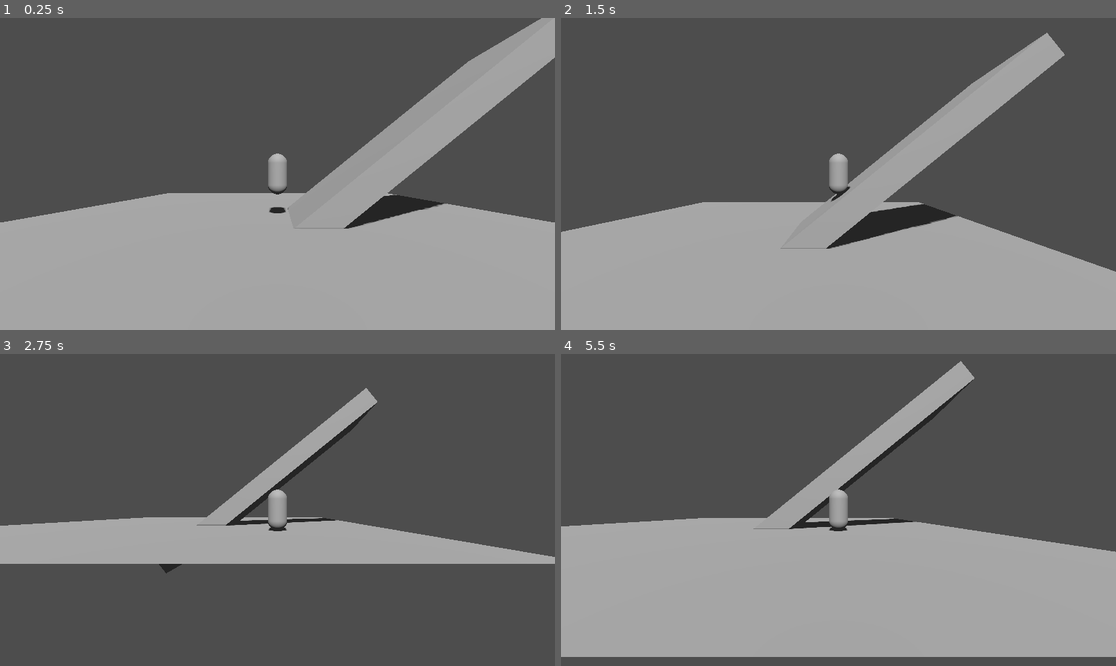
Above: before the commit, frames 1-4 (two rows, left to right).
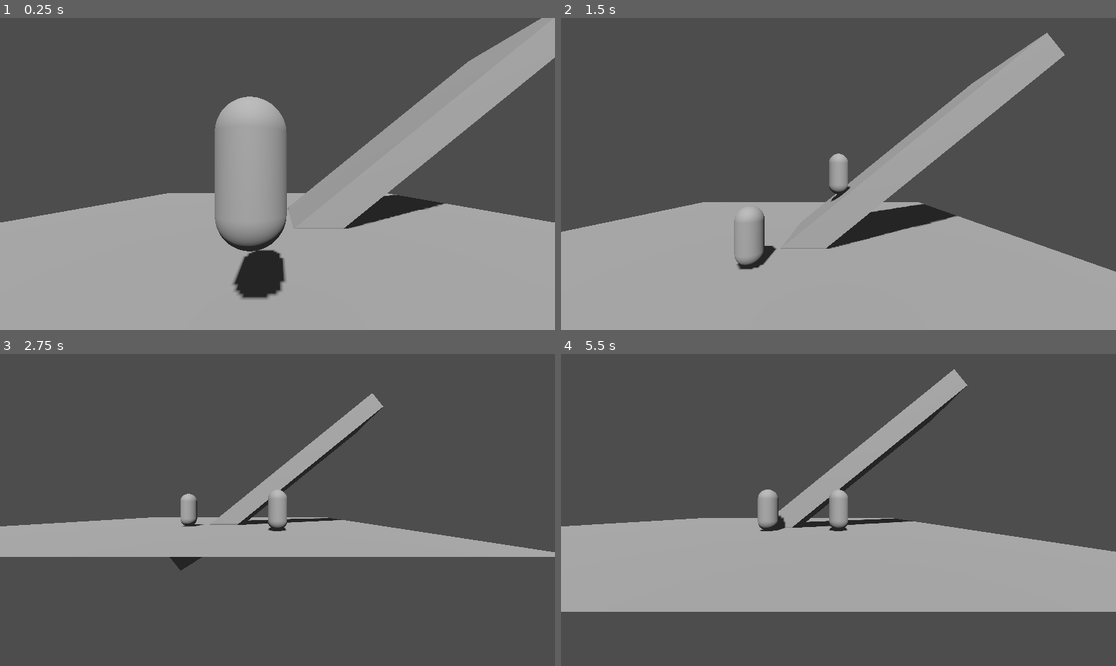
Above: after the commit, the same moments.

Repository: geekazodium/test-3d-project
Game: Godot game, scene res://world/test_scene.tscn
The game is run twice, just before and just after one commit, with the same random seed, the same clock (stepped at 60 frames per second) and the same inputs.
Inputs:
- Up to frame 1 (0.25 s): no input
- Up to frame 2 (1.5 s): hold D (move_right) 0.53-1.28 s; tap Ctrl (sprint) at 0.6, 1.35 s; hold S (move_backward) from 1.28 s (still down)
- Up to frame 3 (2.75 s): release S (move_backward) at 2.03 s; hold D (move_right) from 2.03 s (still down); tap Ctrl (sprint) at 2.1 s
- Up to frame 4 (5.5 s): release D (move_right) at 2.78 s; hold W (move_forward) 2.78-3.53 s; tap Ctrl (sprint) every 0.75 s from 2.85 to 5.1 s; hold A (move_left) 3.53-5.03 s; tap Enter at 4.25 s; tap Space at 5 s; hold S (move_backward) from 5.03 s (still down)

The runs differ from the first frame. In frame 1, 5.7% of the frame differs, in the area x 38-52%, y 25-91%; in frame 2, 0.5%; in frame 3, 5.0%; in frame 4, 16%, in the area x 0-100%, y 2-98%.

Commit message:
feature: enemy that follows the player correctly

Diff:
--- /dev/null
+++ b/enemy/enemy_character_body.gd
@@ -0,0 +1,10 @@
+extends UMCharacterBody3D
+
+@export var ideal_speed: float = 5;
+@export var input_force_strength: float = 10;
+
+func _get_ideal_speed() -> float:
+	return self.ideal_speed;
+
+func _get_input_force_strength() -> float:
+	return self.input_force_strength;
--- /dev/null
+++ b/enemy/enemy_move_dir.gd
@@ -0,0 +1,15 @@
+extends MovementDirection
+
+@export var nav_agent: NavigationAgent3D
+@export var current_position_node: Node3D;
+@export var target: Node3D;
+@export var distance_tolerance: float = 5;
+
+
+func get_input_xz() -> Vector2:
+	self.nav_agent.target_position = target.global_position;
+	var position: Vector3 = self.nav_agent.get_next_path_position();
+	if self.nav_agent.get_path_length() <= distance_tolerance:
+		return Vector2.ZERO;
+	position -= self.current_position_node.global_position;
+	return Vector2(position.x, position.z).normalized();
--- /dev/null
+++ b/enemy/test_enemy.tscn
@@ -0,0 +1,30 @@
+[gd_scene load_steps=5 format=3 uid="uid://cda150cebbpye"]
+
+[ext_resource type="Script" uid="uid://j8am2d5qhph7" path="res://enemy/enemy_character_body.gd" id="1_jdt6p"]
+[ext_resource type="Script" uid="uid://dm05esq75t5ue" path="res://enemy/enemy_move_dir.gd" id="2_xhk1j"]
+
+[sub_resource type="CapsuleShape3D" id="CapsuleShape3D_jdt6p"]
+radius = 0.4
+height = 1.7
+
+[sub_resource type="CapsuleMesh" id="CapsuleMesh_jdt6p"]
+radius = 0.4
+height = 1.7
+
+[node name="CharacterBody3D2" type="CharacterBody3D" node_paths=PackedStringArray("movement_direction")]
+script = ExtResource("1_jdt6p")
+movement_direction = NodePath("MovementDirection")
+
+[node name="CapsuleCollisionShape" type="CollisionShape3D" parent="."]
+shape = SubResource("CapsuleShape3D_jdt6p")
+
+[node name="PlaceholderInstance" type="MeshInstance3D" parent="."]
+mesh = SubResource("CapsuleMesh_jdt6p")
+
+[node name="NavigationAgent3D" type="NavigationAgent3D" parent="."]
+path_desired_distance = 0.5
+
+[node name="MovementDirection" type="Node" parent="." node_paths=PackedStringArray("nav_agent", "current_position_node")]
+script = ExtResource("2_xhk1j")
+nav_agent = NodePath("../NavigationAgent3D")
+current_position_node = NodePath("..")
--- a/player/player_character_body.gd
+++ b/player/player_character_body.gd
@@ -3,7 +3,7 @@
 @export var move_speed: float = 5;
 @export var sprint_speed: float = 8;
 @export var input_force_strength: float = 10;
-@export var air_input_force_strength: float = 3;
+@export var air_input_force_strength: float = 1;
 
 const SPRINT_INPUT: StringName = "sprint";
 
--- a/player/player_character_body.tscn
+++ b/player/player_character_body.tscn
@@ -26,7 +26,6 @@
 
 [node name="PlaceholderInstance" type="MeshInstance3D" parent="."]
 mesh = SubResource("CapsuleMesh_6adnx")
-skeleton = NodePath("../..")
 
 [node name="CameraOrbiter" type="Node3D" parent="."]
 physics_interpolation_mode = 2
--- a/world/test_scene.tscn
+++ b/world/test_scene.tscn
@@ -1,6 +1,7 @@
-[gd_scene load_steps=9 format=3 uid="uid://ctxcehauq87a6"]
+[gd_scene load_steps=11 format=3 uid="uid://ctxcehauq87a6"]
 
 [ext_resource type="PackedScene" uid="uid://dkbyhrm8sdsgm" path="res://player/player_character_body.tscn" id="1_0tkqh"]
+[ext_resource type="PackedScene" uid="uid://cda150cebbpye" path="res://enemy/test_enemy.tscn" id="2_ycvsm"]
 
 [sub_resource type="BoxShape3D" id="BoxShape3D_uhqqe"]
 size = Vector3(15, 1, 4)
@@ -12,13 +13,18 @@
 
 [sub_resource type="PlaneMesh" id="PlaneMesh_uhqqe"]
 
+[sub_resource type="BoxShape3D" id="BoxShape3D_ycvsm"]
+size = Vector3(50, 1, 50)
+
 [sub_resource type="NavigationMesh" id="NavigationMesh_0tkqh"]
-vertices = PackedVector3Array(-1.2833967, -2.8886714, -1.5, -1.2833967, -2.8886714, 1.5, 9.466603, 5.8613286, 1.5, 9.466603, 5.8613286, -1.5)
-polygons = [PackedInt32Array(3, 2, 0), PackedInt32Array(0, 2, 1)]
+vertices = PackedVector3Array(9.5, 5.8613286, 1.5, 9.5, 5.8613286, -1.5, 0.5, -1.3886714, -1.5, 0.5, -1.3886714, 1.75, 8.214287, 4.6113286, 1.5357151, 8.214287, 4.6113286, -1.5, 3.5100117, 1.1113286, 0.4859867, 8.015049, 4.6113286, 0.5189495, 4.9950237, 2.1113286, 0.49697495, -24.5, -1.6386714, 24.5, 0.5, -1.6386714, 2.75, -0.586956, -1.6386714, 2.73913, 24.5, -1.6386714, 24.5, 24.5, -1.6386714, 2.75, 4.5, -1.6386714, 2.75, 4.5, -1.6386714, -2.5, 24.5, -1.6386714, -2.5, 24.5, -1.6386714, -24.5, 0.5, -1.6386714, -2.5, -24.5, -1.6386714, -24.5, -0.586956, -1.6386714, -2.5)
+polygons = [PackedInt32Array(2, 6, 3), PackedInt32Array(3, 8, 4), PackedInt32Array(4, 7, 0), PackedInt32Array(0, 7, 1), PackedInt32Array(1, 7, 5), PackedInt32Array(5, 8, 2), PackedInt32Array(6, 8, 3), PackedInt32Array(2, 8, 6), PackedInt32Array(8, 7, 4), PackedInt32Array(7, 8, 5), PackedInt32Array(3, 10, 11), PackedInt32Array(11, 10, 9), PackedInt32Array(14, 13, 12), PackedInt32Array(17, 16, 15), PackedInt32Array(14, 12, 10), PackedInt32Array(10, 12, 9), PackedInt32Array(15, 18, 17), PackedInt32Array(17, 18, 19), PackedInt32Array(2, 20, 18), PackedInt32Array(18, 20, 19), PackedInt32Array(3, 11, 2), PackedInt32Array(2, 11, 20), PackedInt32Array(20, 11, 9), PackedInt32Array(20, 9, 19), PackedInt32Array(15, 16, 14), PackedInt32Array(14, 16, 13)]
+sample_partition_type = 2
 geometry_parsed_geometry_type = 1
 geometry_collision_mask = 2
 geometry_source_geometry_mode = 1
 geometry_source_group_name = &"world_nav_mesh"
+detail_sample_max_error = 0.5
 
 [sub_resource type="Environment" id="Environment_ycvsm"]
 ssao_enabled = true
@@ -28,12 +34,30 @@
 [node name="Node3D" type="Node3D"]
 
 [node name="CharacterBody3D" parent="." instance=ExtResource("1_0tkqh")]
+move_speed = null
+sprint_speed = null
+input_force_strength = null
+air_input_force_strength = null
+forced_friction = null
+step_height = null
+
+[node name="CharacterBody3D2" parent="." instance=ExtResource("2_ycvsm")]
+transform = Transform3D(1, 0, 0, 0, 1, 0, 0, 0, 1, 0, 0, 6.301239)
+collision_mask = 2
+ideal_speed = null
+input_force_strength = null
+forced_friction = null
+step_height = null
+
+[node name="MovementDirection" parent="CharacterBody3D2" index="3" node_paths=PackedStringArray("target")]
+target = NodePath("../../CharacterBody3D")
 
 [node name="World" type="Node3D" parent="." groups=["world_nav_mesh"]]
 
 [node name="StaticBody3D2" type="StaticBody3D" parent="World"]
 transform = Transform3D(0.77715695, -0.62930685, 0, 0.62930685, 0.77715695, 0, 0, 0, 1, 4.359934, 0.46970844, 0)
 collision_layer = 2
+collision_mask = 0
 
 [node name="CollisionShape3D" type="CollisionShape3D" parent="World/StaticBody3D2"]
 shape = SubResource("BoxShape3D_uhqqe")
@@ -44,6 +68,7 @@
 [node name="StaticBody3D" type="StaticBody3D" parent="World"]
 transform = Transform3D(1, 0, 0, 0, 1, 0, 0, 0, 1, 0, -2, 0)
 collision_layer = 2
+collision_mask = 0
 
 [node name="CollisionShape3D" type="CollisionShape3D" parent="World/StaticBody3D"]
 shape = SubResource("WorldBoundaryShape3D_uhqqe")
@@ -52,6 +77,10 @@
 transform = Transform3D(10, 0, 0, 0, 10, 0, 0, 0, 10, 0, 0, 0)
 mesh = SubResource("PlaneMesh_uhqqe")
 skeleton = NodePath("../../..")
+
+[node name="CollisionShape3D2" type="CollisionShape3D" parent="World/StaticBody3D"]
+transform = Transform3D(1, 0, 0, 0, 1, 0, 0, 0, 1, 0, -0.5, 0)
+shape = SubResource("BoxShape3D_ycvsm")
 
 [node name="DirectionalLight3D" type="DirectionalLight3D" parent="."]
 transform = Transform3D(1, 0, 0, 0, 0.6708927, 0.74155444, 0, -0.74155444, 0.6708927, 0, 0, 0)
@@ -64,4 +93,4 @@
 environment = SubResource("Environment_ycvsm")
 camera_attributes = SubResource("CameraAttributesPractical_yl3ou")
 
-[node name="CharacterBody3D2" type="CharacterBody3D" parent="."]
+[editable path="CharacterBody3D2"]
Not shown, added: enemy/enemy_character_body.gd.uid
Not shown, added: enemy/enemy_move_dir.gd.uid
